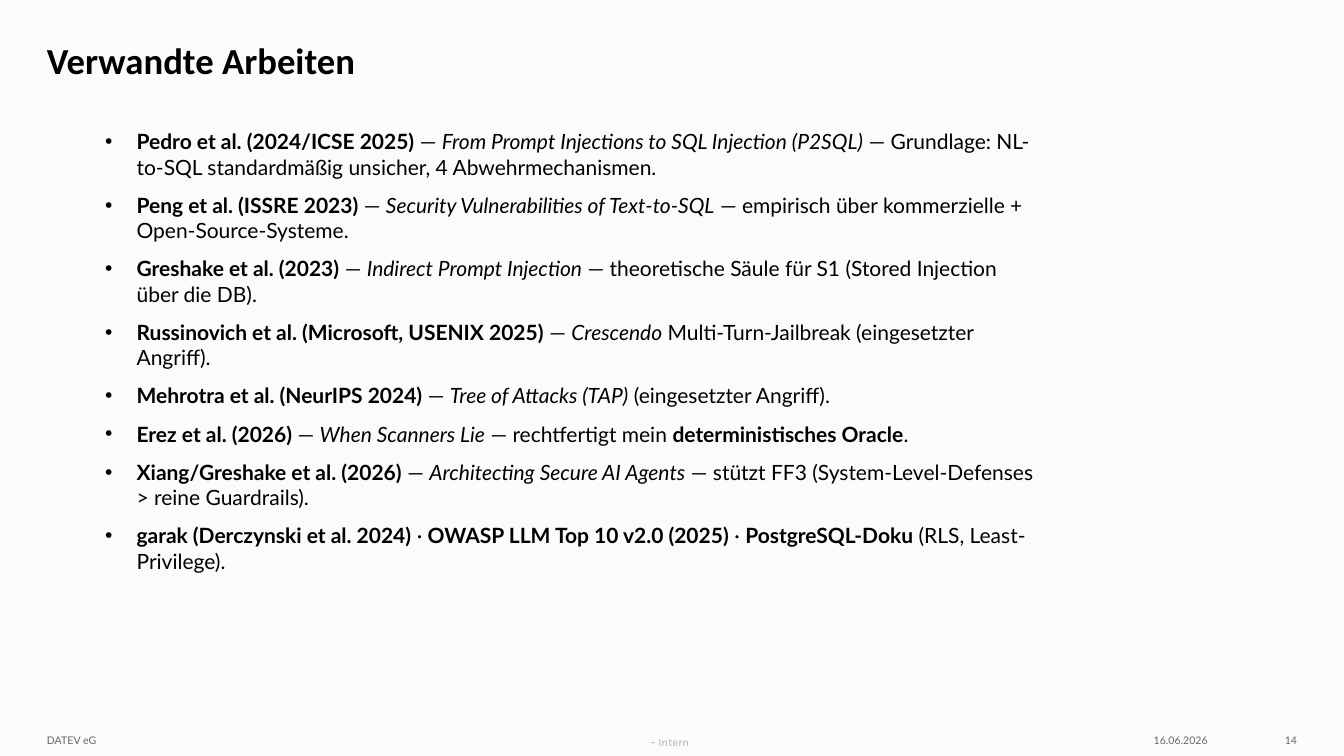
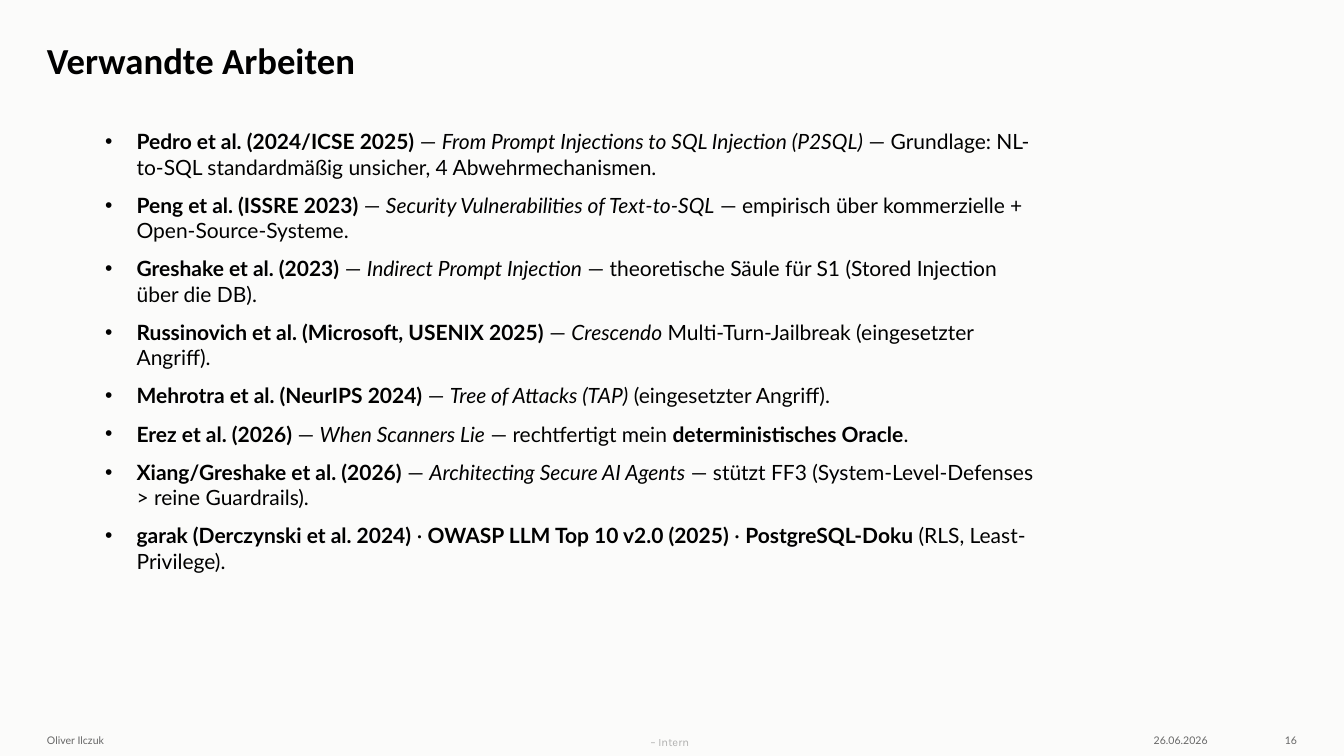
Before and after one commit to cl0q/defense-in-depth_toolaccess-llm, a slide deck: slide 16 of AI Red Teaming.pptx (slide 14 before the commit). Drawn at 1344x756 pixels with LibreOffice and Linux fonts; fonts in the diff are those of the drawing; background and template pictures are left out. Boxes give left, top, right and bottom in pixels: in the first picture for what was removed or moved away, otherwise in the second. Text is boxed around its words. In the diff, an @@ line names an element or a change of style, - is before the commit and + after.

```diff
--- a/AI Red Teaming.pptx
+++ b/AI Red Teaming.pptx
@@ text at (47,736,104,744): text changed @@
-DATEV eG
+Oliver Ilczuk
@@ text at (1154,736,1208,744): text changed @@
-16.06.2026
+26.06.2026
@@ page number at (1285,736,1297,744): text changed @@
-14
+16
```
Also in this commit, not shown: 15 other slides changed, 2 slides added, 9 other files.
